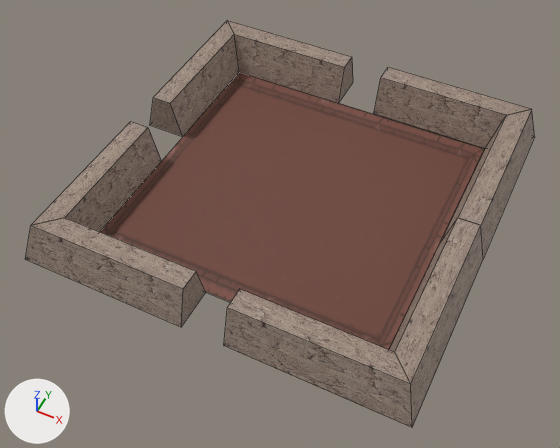
The OBJ model Practica 3/Proyecto/robot/modelos/Salas/sala_11.obj as it was, and as the next commit left it.
Rendered twice from a 50 mm camera at (10.7, -23.3, 26.5) aimed at (-0.1, -1.8, -0.4). Lighting does not change. The marker at lower left points along +X, +Y and +Z. Mesh edges are drawn as thin lines. Where no turn or scale is listed for an object, it has been applied to the vertices.

Names of what the first picture shows: 'Ground_Plane', 'Wall.000_Cube.011', 'Wall.001_Cube.012', 'Wall.002_Cube.014', 'Wall.003_Cube.010', 'Wall.004_Cube.015', 'Wall.005_Cube.002', 'Wall.006_Cube.016', 'Wall.007_Cube.017'.
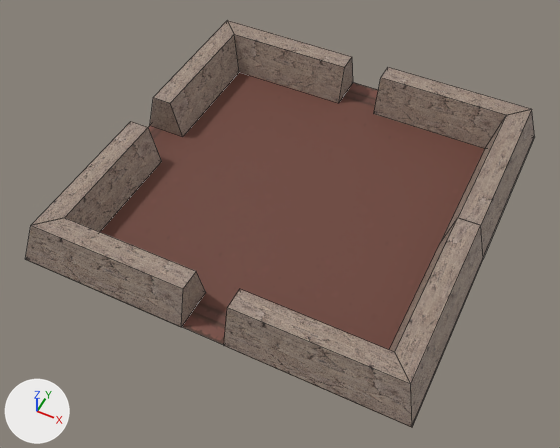
Boxes [x1, y1, x2, y2] around the edits, measured in the pictures (560 x 448 px; the box of a moved part takes in the faces that stretch with it):
```json
{"part": 1, "of": "me_ground_plane", "change": "moved or reshaped", "before": [105, 79, 485, 350], "after": [105, 79, 485, 350]}
```

Scene script edits in JSON lines:
```json
{"block": "me_ground_plane", "where": "me_ground_plane.from_pydata(...)  # 4 vertices, 1 face; spans x -7.0..7.0, y -7.0..7.0, z 0.0"}
{"block": "me_ground_plane", "where": "# used by ob_ground_plane; location = (0.0, 0.0, 0.0)"}
{"block": "me_ground_plane", "change": "me_ground_plane part 1"}
{"op": "set", "path": "me_ground_plane.vertices[0].co", "old": "(-7.0, -7.0, 0.0)", "new": "(-8.98, -8.98, 0.0)", "note": "not seen -> pixel (26, 259)"}
{"op": "set", "path": "me_ground_plane.vertices[1].co", "old": "(7.0, -7.0, 0.0)", "new": "(8.98, -8.98, 0.0)", "note": "not seen -> pixel (411, 426)"}
{"op": "set", "path": "me_ground_plane.vertices[2].co", "old": "(-7.0, 7.0, 0.0)", "new": "(-8.98, 8.98, 0.0)", "note": "pixel (239, 72) -> not seen"}
{"op": "set", "path": "me_ground_plane.vertices[3].co", "old": "(7.0, 7.0, 0.0)", "new": "(8.98, 8.98, 0.0)", "note": "pixel (484, 148) -> pixel (534, 136)"}
```
